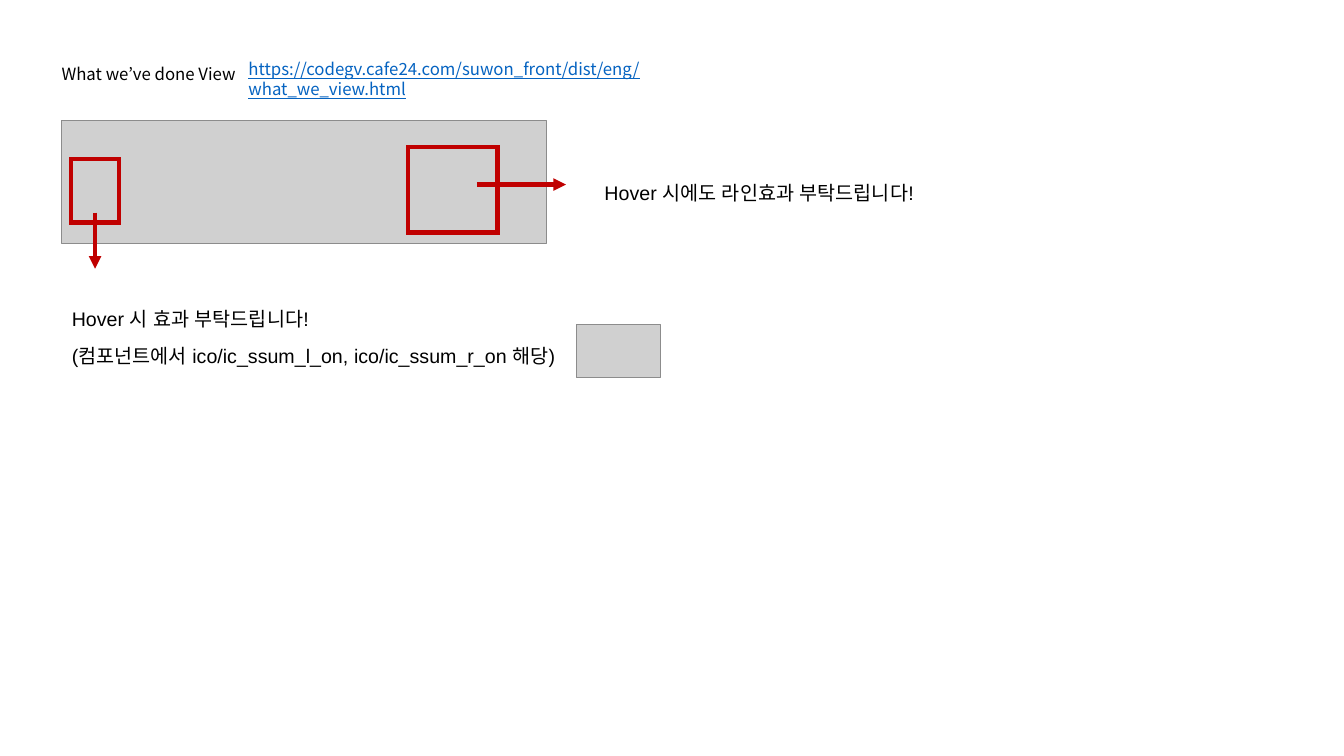
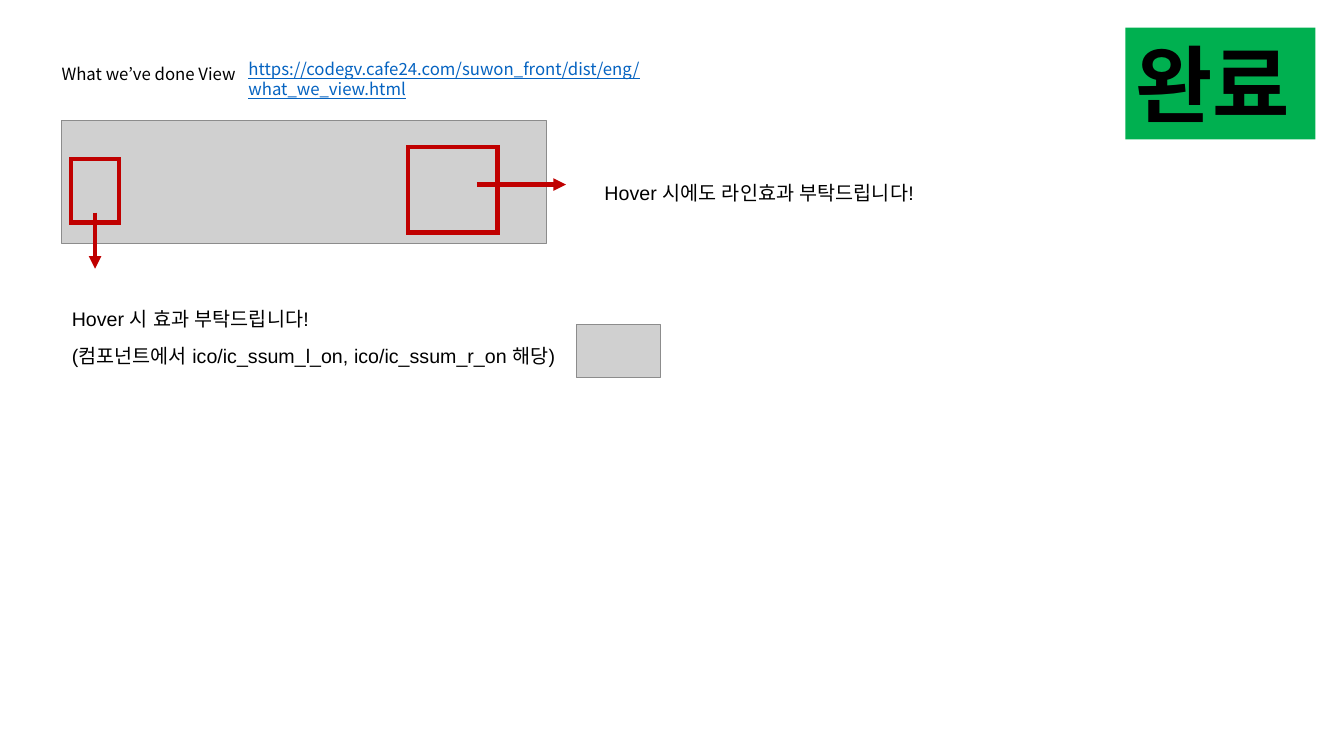
Before and after one commit to kik87827/suwon_front, a slide deck: slide 3 of 수원아태총회USER_231025_김인경회신.pptx. Drawn at 1344x756 pixels with LibreOffice and Linux fonts; fonts in the diff are those of the drawing; grey boxes stand for pictures. Boxes give left, top, right and bottom in pixels: in the first picture for what was removed or moved away, otherwise in the second. Text is boxed around its words. In the diff, an @@ line names an element or a change of style, - is before the commit and + after.

```diff
--- a/수원아태총회USER_231025_김인경회신.pptx
+++ b/수원아태총회USER_231025_김인경회신.pptx
@@ rectangle added at [1126, 27, 1316, 139], fill #00B050, 60 pt, text #000000, bold @@
+완료
```
Also in this commit, not shown: 2 other slides changed, 4 other files.
